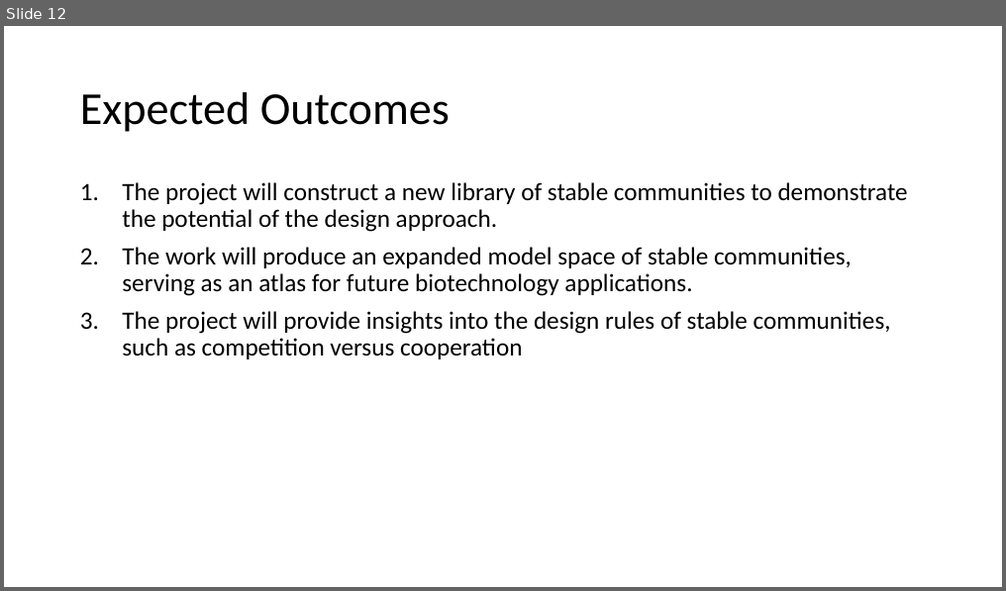
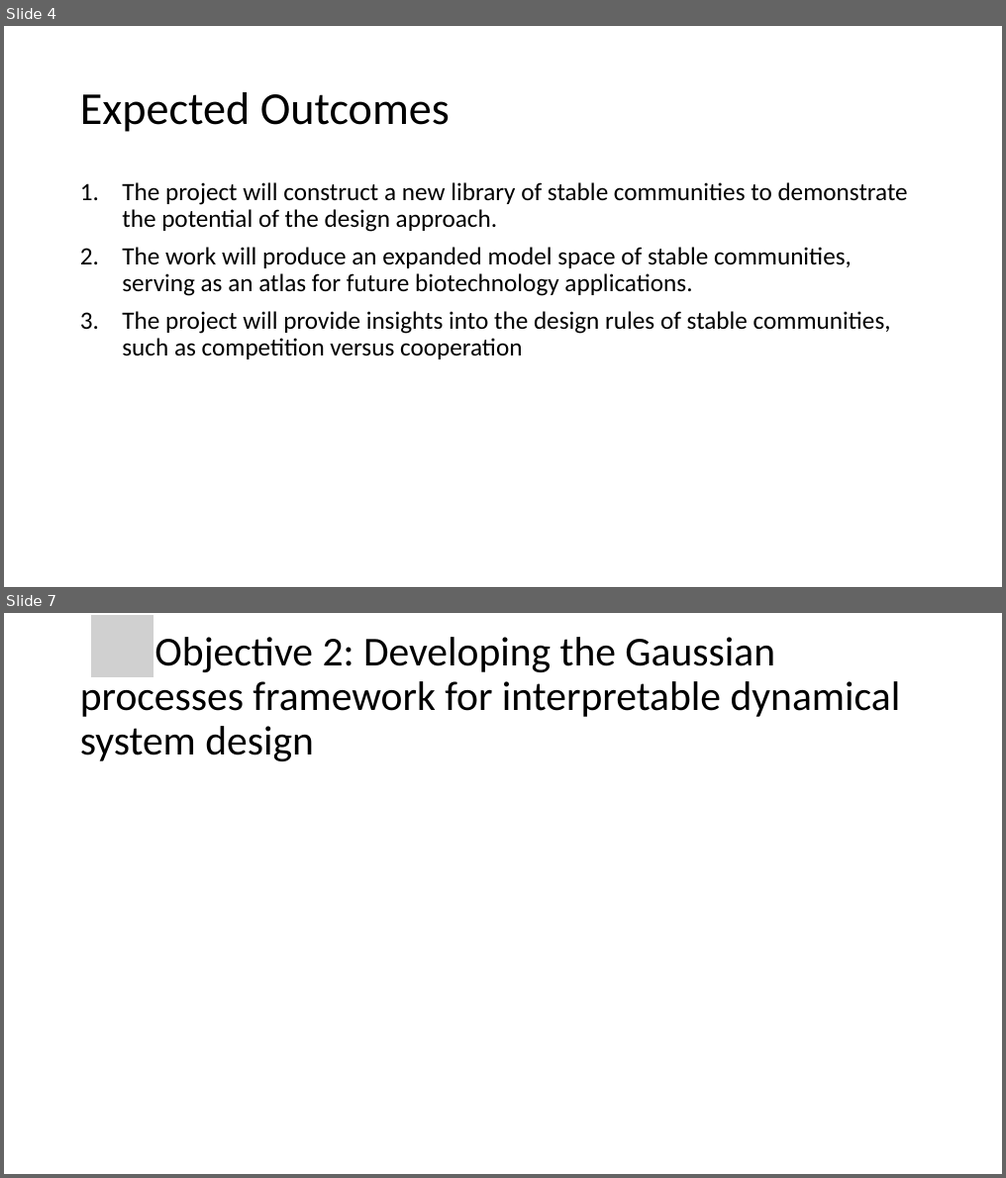
Before and after one commit to Fontanapink/GPs, a slide deck: GPRCommunities.pptx. Shown one above the other, each under a label of ours: slide 12 before the commit, slides 4 and 7 after it; the slides between them are not shown. The pictures are 1006x591 and 1006x1178 pixels, drawn with LibreOffice and Linux fonts; fonts in the diff are those of the drawing; grey boxes stand for pictures. Boxes give left, top, right and bottom in pixels: in the first picture for what was removed or moved away, otherwise in the second. Text is boxed around its words. In the diff, an @@ line names an element or a change of style, - is before the commit and + after.

Commit message:
Added correlation images for GPR (instead of VGP) Updated our powerpoint presentation

```diff
--- a/GPRCommunities.pptx
+++ b/GPRCommunities.pptx
@@ slide 7 added at (4,613,1002,1174), background #FFFFFF @@
@@ title added at (80,637,901,761), 39.6 pt, text #000000 @@
+Objective 2: Developing the Gaussian processes framework for interpretable dynamical system design
@@ picture added at (91,615,154,678) @@
@@ what was slide 12 is now slide 4 @@
```
Also in this commit, not shown: 10 slides changed, 6 other slides added, 1 slide removed, 3 other files.
